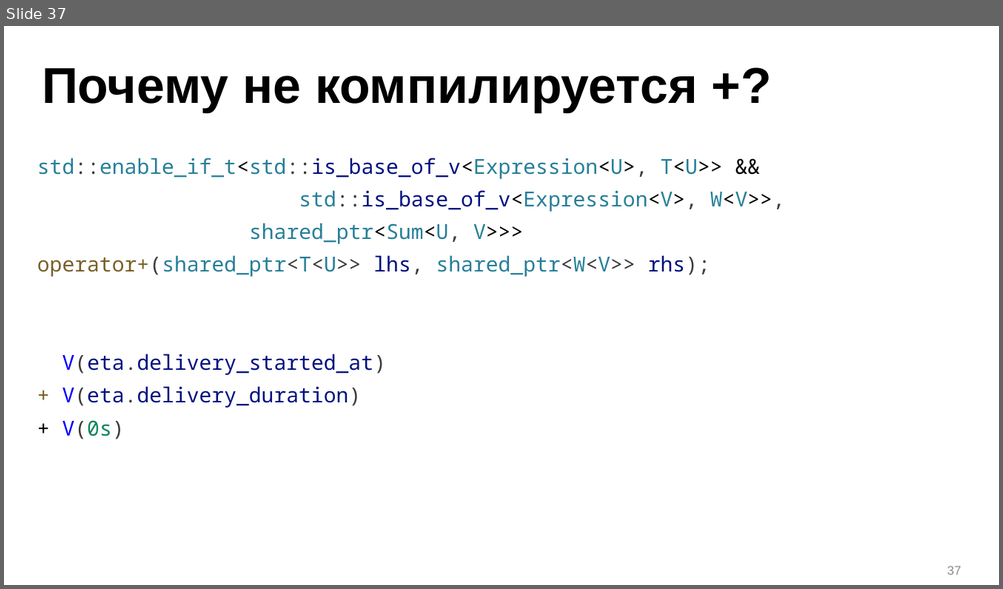
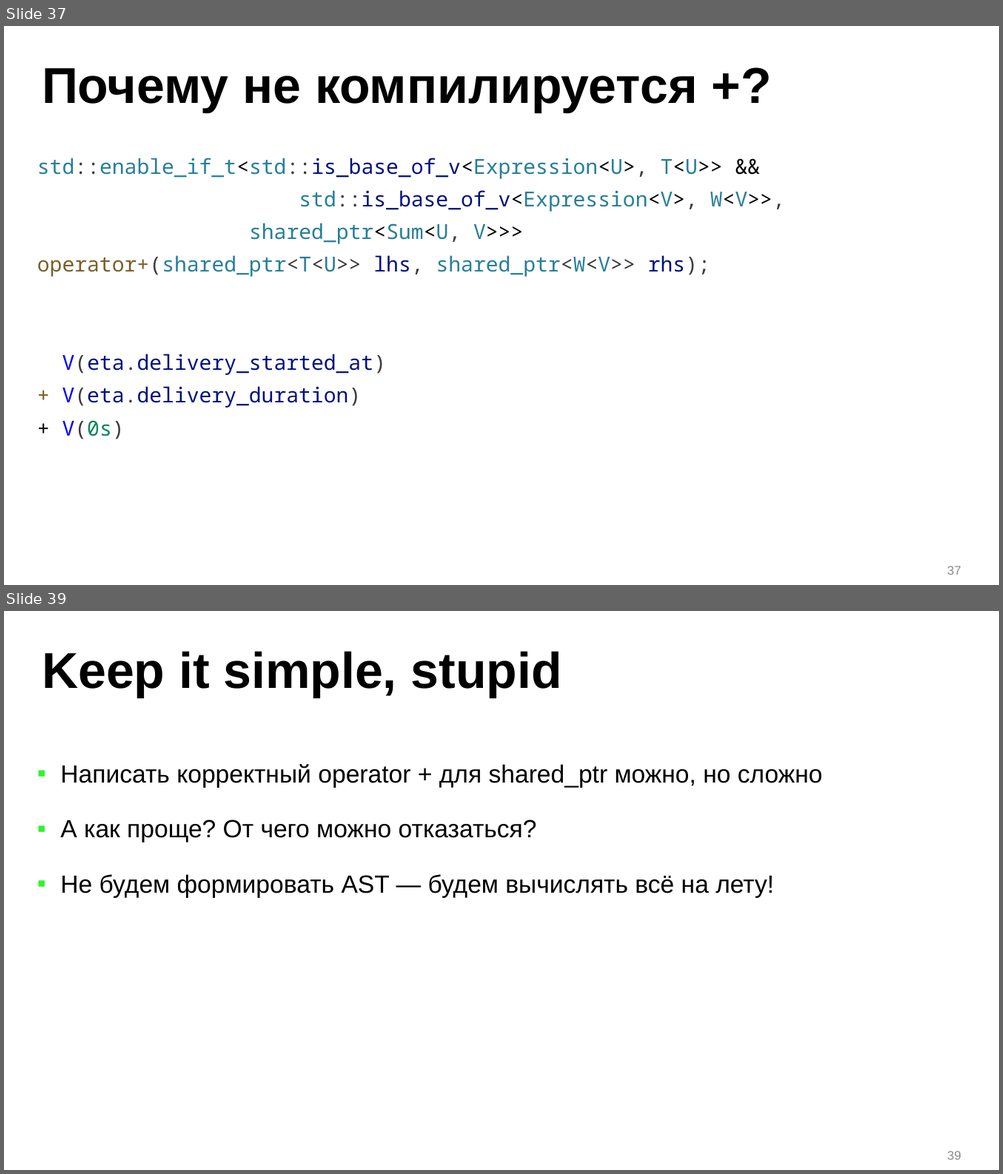
Before and after one commit to ishfb/zcc23, a slide deck: slides_new.pptx. Shown one above the other, each under a label of ours: slide 37 before the commit, slides 37 and 39 after it; the slides between them are not shown. The pictures are 1003x589 and 1003x1174 pixels, drawn with LibreOffice and Linux fonts; fonts in the diff are those of the drawing. Boxes give left, top, right and bottom in pixels: in the first picture for what was removed or moved away, otherwise in the second. Text is boxed around its words. In the diff, an @@ line names an element or a change of style, - is before the commit and + after.

```diff
--- a/slides_new.pptx
+++ b/slides_new.pptx
@@ slide 39 added at box(4, 611, 999, 1170), background #FFFFFF @@
@@ title added at box(42, 651, 562, 698), 48.6 pt, text #000000, bold @@
+Keep it simple, stupid
@@ text added at box(60, 764, 822, 898), 24 pt, text #000000 @@
+▪ Написать корректный operator + для shared_ptr можно, но сложно
+▪ А как проще? От чего можно отказаться?
+▪ Не будем формировать AST — будем вычислять всё на лету!
@@ page number added at box(947, 1151, 961, 1160), 12 pt, text #8C8C8C @@
+39
```
Also in this commit, not shown: 10 other slides added.
